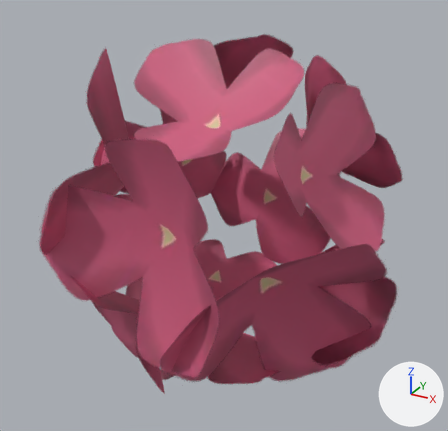
An edit to the glTF model apps/mediderma-lounge/public/models/qn_petal.glb, drawn before and after from the same camera.
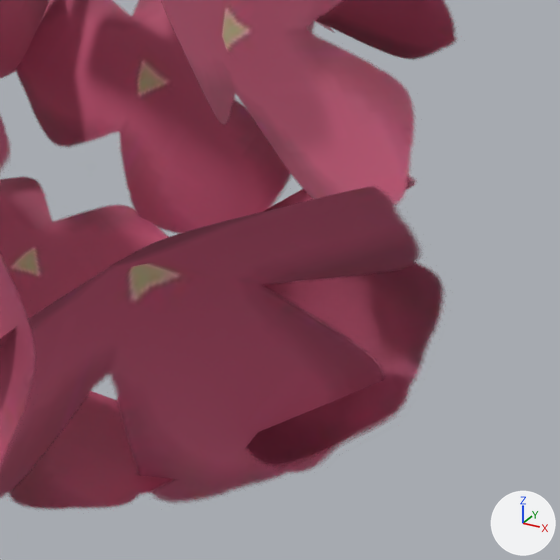
Each version appears first whole from a 50 mm lens placed at (0.467, -0.862, 0.763), pointed at (-0.007, -0.001, 0.333), and next in a close-up on the part from 45% to 100% of the width and 38% to 94% of the height. Arrows for +X, +Y and +Z are at lower right; the lights stay in place. The first two pictures are the older version. Vertices at exactly the same position are counted once.

In view in the first close-up: 'Petals_1.001'.
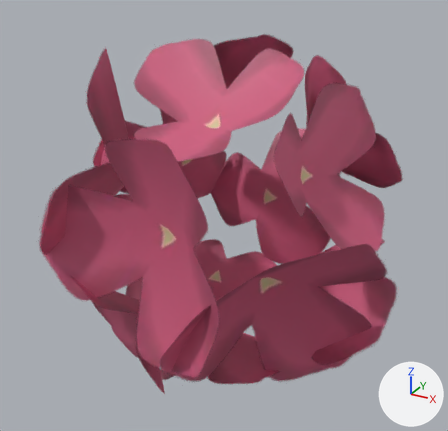
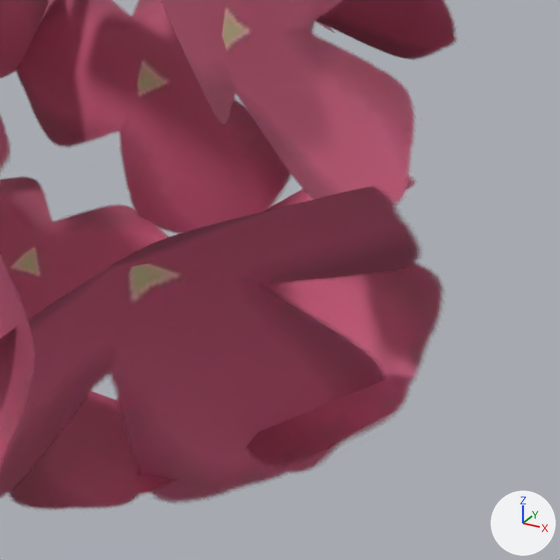
Where the newer file only moved an object's origin or applied its transform, the numbers keep the older frame.

What differs and where, as boxes [x1, y1, x2, y2] in the close-ups (560 x 560 px):
part 1 of me_plane_028, deleted (brown): before [247, 176, 443, 465]

The change, as a list of edits to the scene's bpy script:
```text
Change me_plane_028:
    used by ob_petals_1_001; location = (0.0, 0.0, 0.0)
    verts and faces of me_plane_028; kept vertices keep their numbers, new ones are numbered from 104
    before: 32 (0.31, 0.151, 0.29), 70 (0.102, 0.058, 0.229), 71 (0.015, 0.027, 0.011), 72 (0.165, -0.11, 0.075), 73 (0.313, -0.047, 0.214)
    before: 74 (0.16, 0.287, 0.227), 75 (0.012, 0.225, 0.087)
    remove me_plane_028.from_pydata(...)  # 104 vertices, 90 faces; spans x -0.339..0.339, y -0.318..0.318, z 0.0..0.656
    add me_plane_028.from_pydata(...)  # 98 vertices, 84 faces; spans x -0.339..0.339, y -0.318..0.318, z 0.0..0.656
    me_plane_028 part 1
    add delete_vertices([*range(70, 76)])  # with the faces that use them
```
